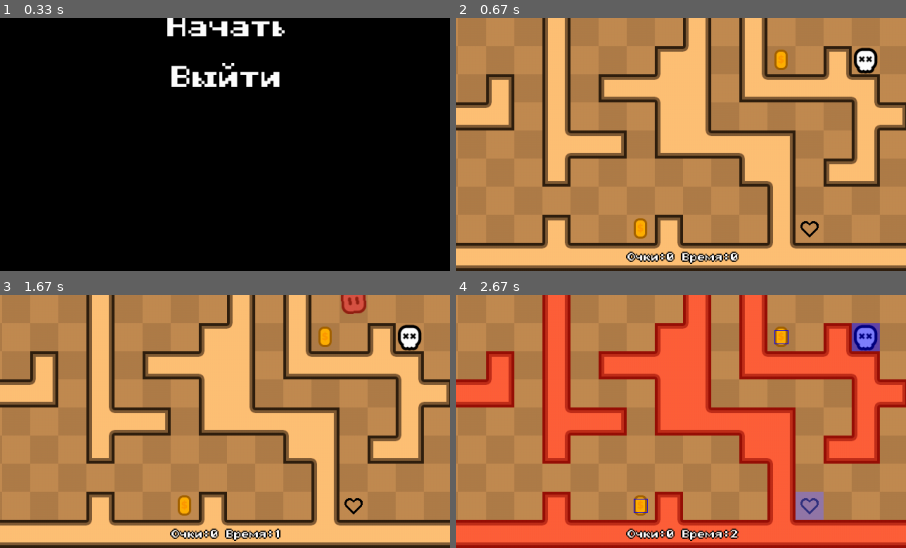
Above: before the commit, frames 1-4 (two rows, left to right).
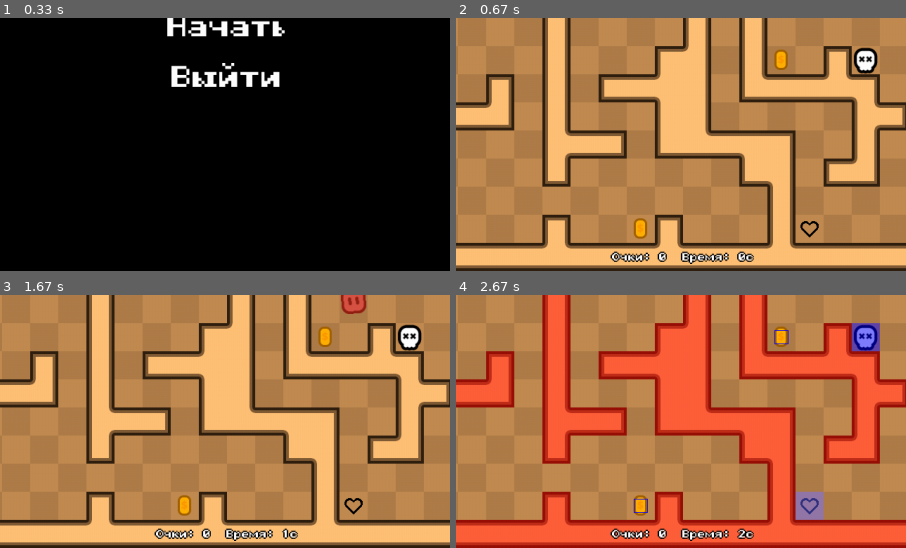
Above: after the commit, the same moments.

Repository: Mal4uLIJka/game-escape-pygame
Game: pygame game, started from main.py
The game is run twice, just before and just after one commit, with the same random seed, the same clock (stepped at 60 frames per second) and the same inputs.
Inputs (mouse positions are % of the whole screen's width and height, from its top left):
- Up to frame 1 (0.33 s): no input
- Up to frame 2 (0.67 s): click "Начать" at 0.38 s
- Up to frame 3 (1.67 s): hold Right 0.67-1.13 s; move the mouse to (46, 54) at 0.7 s; hold Up 1.17-1.47 s
- Up to frame 4 (2.67 s): tap V at 2 s; hold Left from 2.33 s (still down); move the mouse to (26, 51) at 2.37 s
The pictures show only the part of the screen within x 25-75%, y 50-100%; the shares and areas given below are measured in that part.

Frame 1 is identical in both runs. In frame 2, 0.7% of the frame differs, in the area x 34-67%, y 92-97%; in frame 3, 0.6%; in frame 4, 0.7%.

Commit message:
manual changes

Diff:
--- a/main.py
+++ b/main.py
@@ -1286,7 +1286,7 @@
             for coin in self.coins:
                 coin.draw(self.screen, True)
 
-        self.menu_manager.draw_text_with_outline(self.screen, f"Очки:{self.score} Время:{self.elapsed_time}",
+        self.menu_manager.draw_text_with_outline(self.screen, f"Очки: {self.score}  Время: {self.elapsed_time}c",
                                                  self.font_small, WHITE,
                                                  (SCREEN_WIDTH // 2, SCREEN_HEIGHT - 12), center_bottom=True)
 
